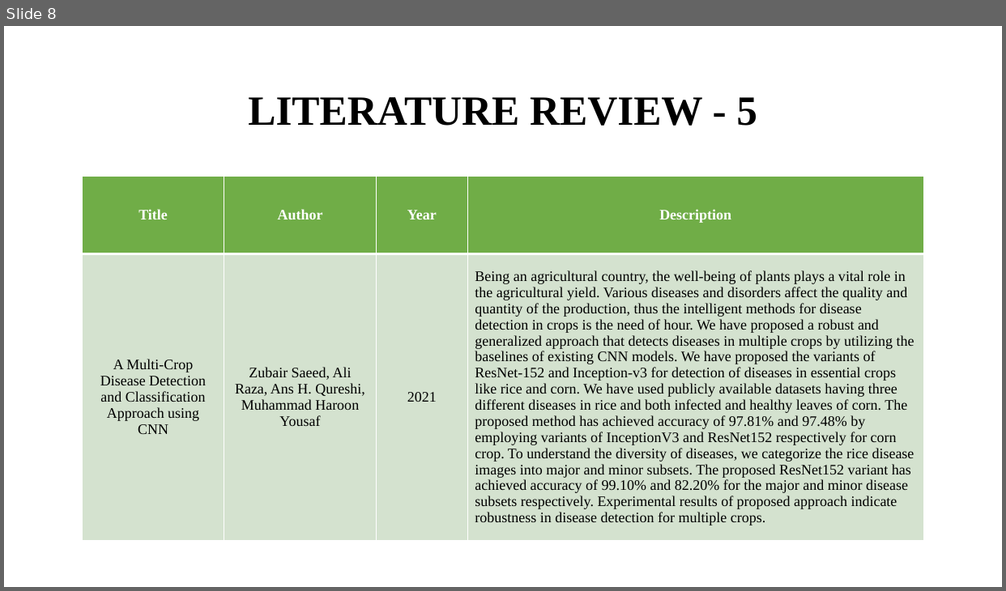
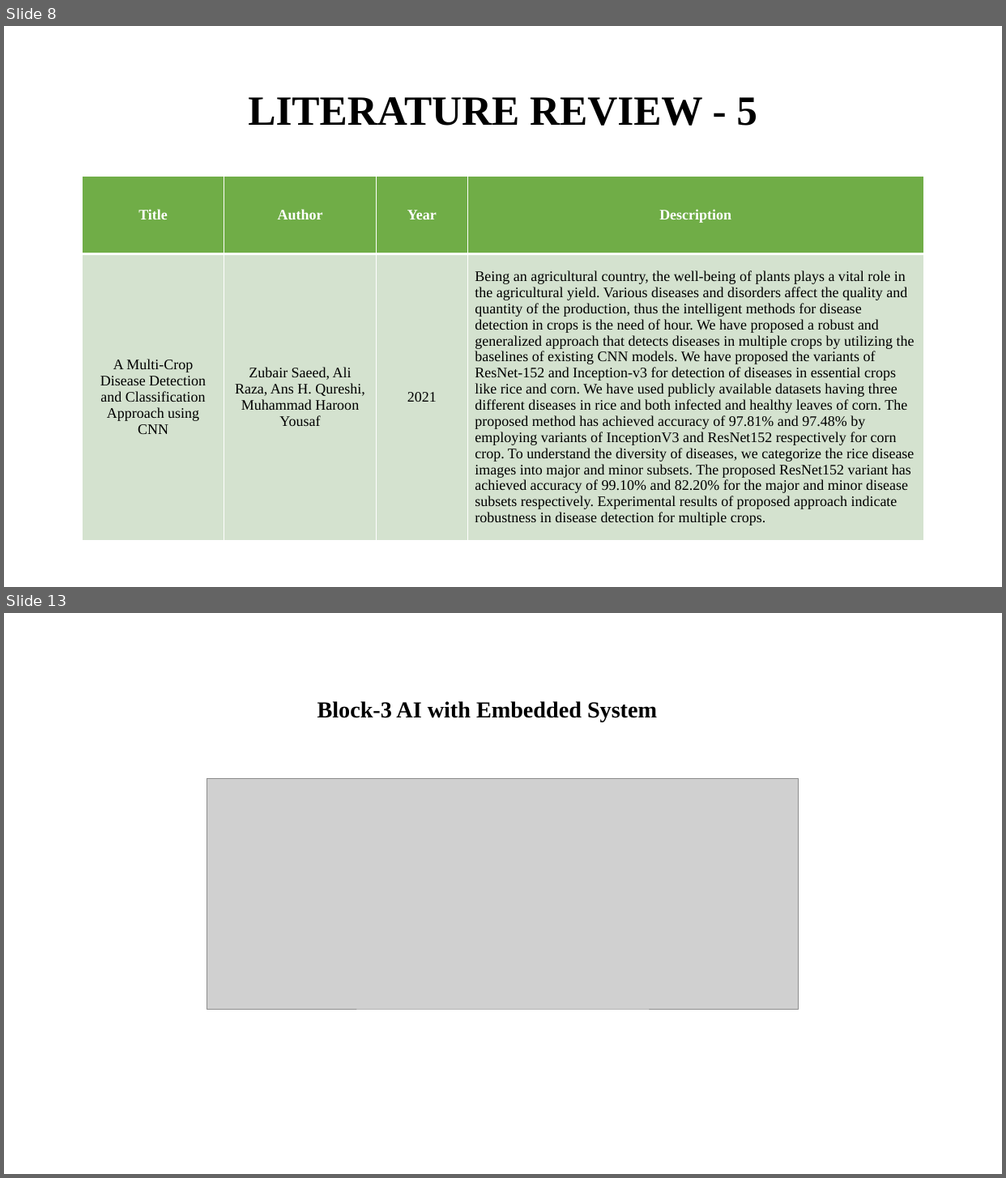
Before and after one commit to kalees64/AI-BASED-LEAF-DISEASE-IDENTIFICATION-AND-CLASSIFICATION-SYSTEM-USING-DEEP-LEARNING, a slide deck: Documents/Leaf.pptx. Shown one above the other, each under a label of ours: slide 8 before the commit, slides 8 and 13 after it; the slides between them are not shown. The pictures are 1006x591 and 1006x1178 pixels, drawn with LibreOffice and Linux fonts; fonts in the diff are those of the drawing; grey boxes stand for pictures. Boxes give left, top, right and bottom in pixels: in the first picture for what was removed or moved away, otherwise in the second. Text is boxed around its words. In the diff, an @@ line names an element or a change of style, - is before the commit and + after.

```diff
--- a/Documents/Leaf.pptx
+++ b/Documents/Leaf.pptx
@@ slide 13 added at (4, 613, 1002, 1174), background #FFFFFF @@
@@ text added at (317, 701, 657, 722), 22 pt, text #000000, bold @@
+Block-3 AI with Embedded System
@@ picture added at (207, 778, 799, 1009) @@
```
Also in this commit, not shown: 1 slide changed, 5 other slides added, 1 slide removed.
